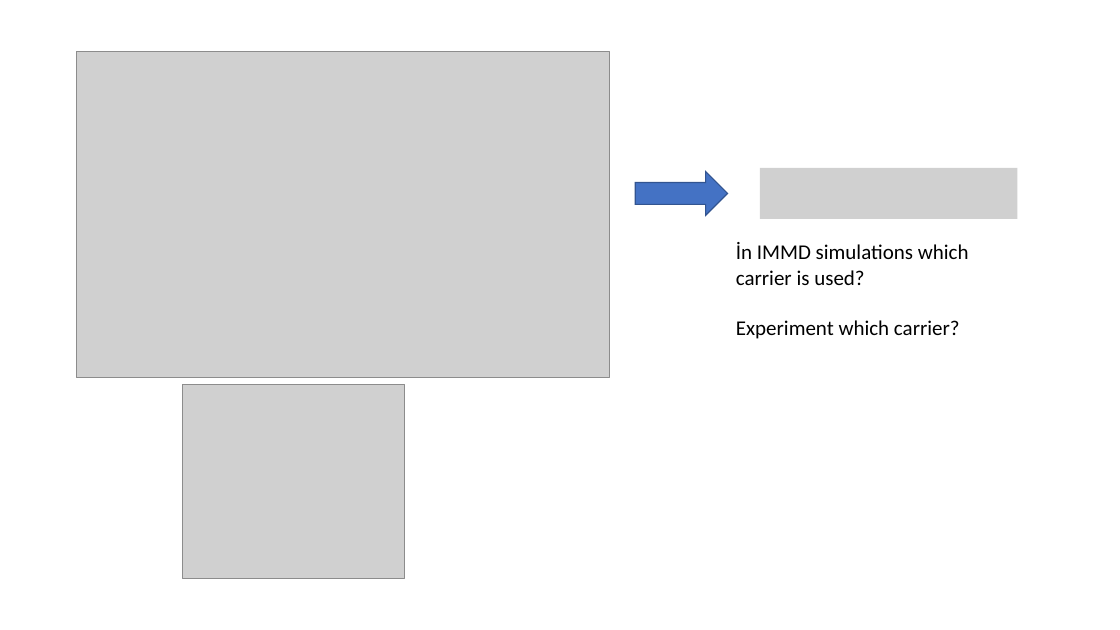
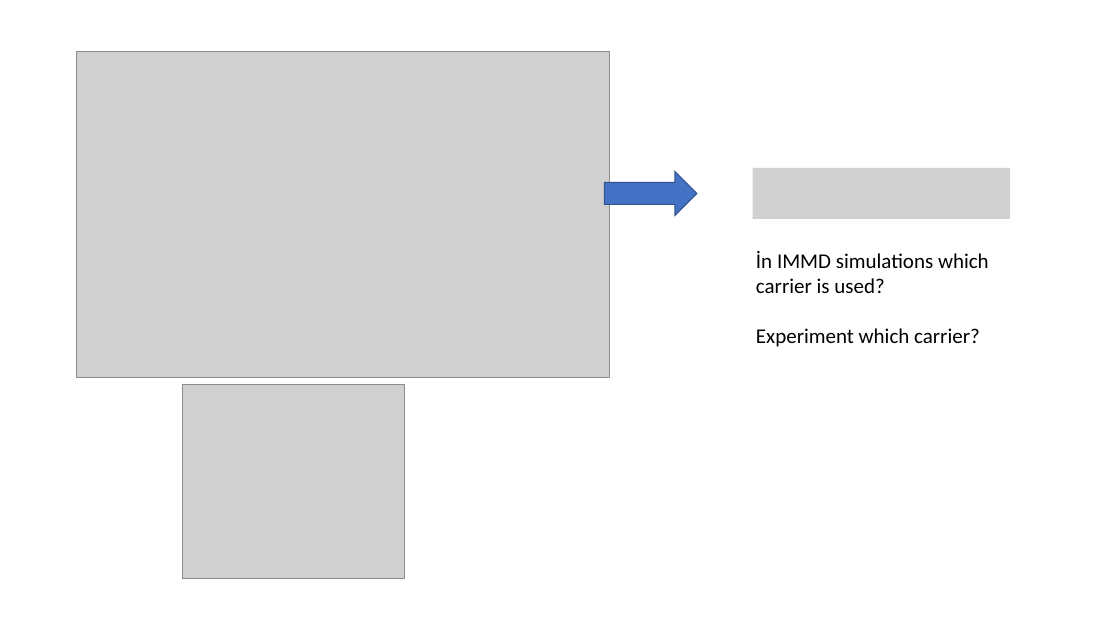
Before and after one commit to EnesAyaz/Studies, a slide deck: slide 4 of Reports/IMMD/Literature Review3.pptx. Drawn at 1120x630 pixels with LibreOffice and Linux fonts; fonts in the diff are those of the drawing; grey boxes stand for pictures. Boxes give left, top, right and bottom in pixels: in the first picture for what was removed or moved away, otherwise in the second. Text is boxed around its words. In the diff, an @@ line names an element or a change of style, - is before the commit and + after.

Commit message:
updated for presentation

```diff
--- a/Reports/IMMD/Literature Review3.pptx
+++ b/Reports/IMMD/Literature Review3.pptx
@@ right arrow: place and size @@
-right arrow at (635,171,728,215)
+right arrow at (605,171,697,215)
@@ picture: place and size @@
-picture at (760,168,1018,219)
+picture at (753,168,1011,219)
@@ text "İn IMMD simulations which carrier ...": place and size @@
-text "İn IMMD simulations which carrier ..." at (736,242,969,339)
+text "İn IMMD simulations which carrier ..." at (756,251,989,347)
```
Also in this commit, not shown: 1 slide removed, 1 other file.
